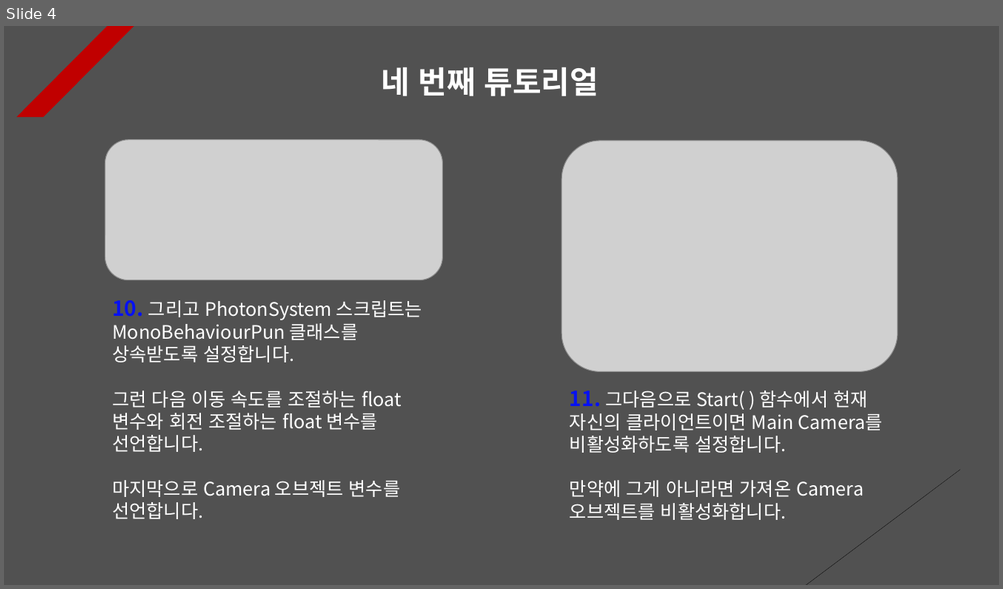
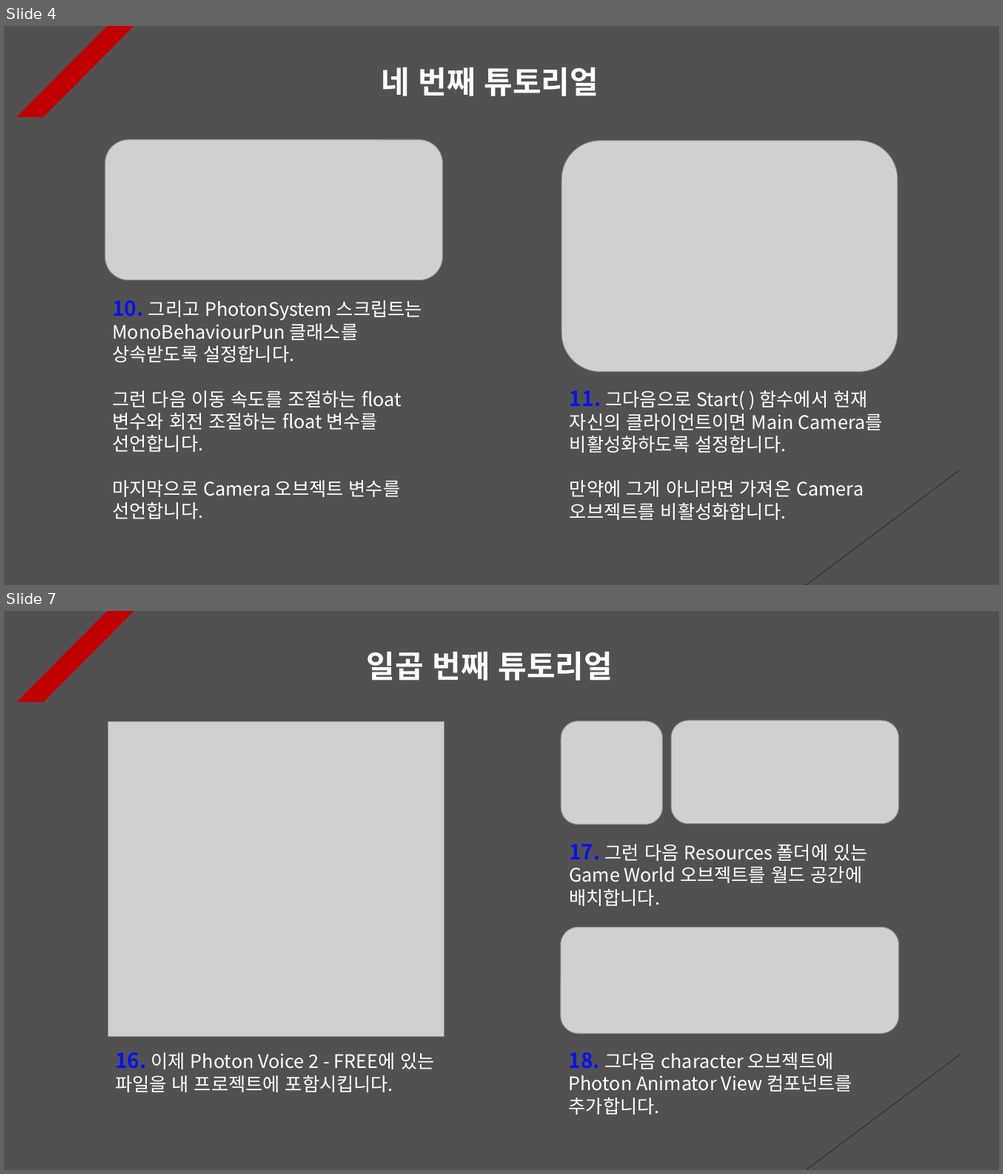
Before and after one commit to Unity2033/3D-UnityEngine, a slide deck: Assets/Class/Photon Server/PPT Data/Photon Synchronization.pptx. Shown one above the other, each under a label of ours: slide 4 before the commit, slides 4 and 7 after it; the slides between them are not shown. The pictures are 1003x589 and 1003x1174 pixels, drawn with LibreOffice and Linux fonts; fonts in the diff are those of the drawing; grey boxes stand for pictures. Boxes give left, top, right and bottom in pixels: in the first picture for what was removed or moved away, otherwise in the second. Text is boxed around its words. In the diff, an @@ line names an element or a change of style, - is before the commit and + after.

Commit message:
Package Manager Update
- Photon Synchronization Data
  Update

- Add and delete resource data

```diff
--- a/Assets/Class/Photon Server/PPT Data/Photon Synchronization.pptx
+++ b/Assets/Class/Photon Server/PPT Data/Photon Synchronization.pptx
@@ slide 7 added at (4, 611, 999, 1170), background #515151; not listed: 2 template elements that a slide beside it also shows @@
@@ text added at (366, 652, 612, 681), 30 pt, text #FFFFFF, bold @@
+일곱 번째 튜토리얼
@@ picture added at (108, 721, 444, 1037) @@
@@ picture added at (560, 721, 662, 824) @@
@@ picture added at (671, 721, 899, 824) @@
@@ text added at (569, 844, 867, 906), 18 pt, text #FFFFFF @@
+17. 그런 다음 Resources 폴더에 있는 Game World 오브젝트를 월드 공간에 배치합니다.
@@ picture added at (560, 927, 899, 1034) @@
@@ text added at (115, 1053, 434, 1093), 18 pt, text #FFFFFF @@
+16. 이제 Photon Voice 2 - FREE에 있는 파일을 내 프로젝트에 포함시킵니다.
@@ text added at (569, 1053, 852, 1115), 18 pt, text #FFFFFF @@
+18. 그다음 character 오브젝트에 Photon Animator View 컴포넌트를 추가합니다.
```
Also in this commit, not shown: 11 slides changed, 9 other files.
